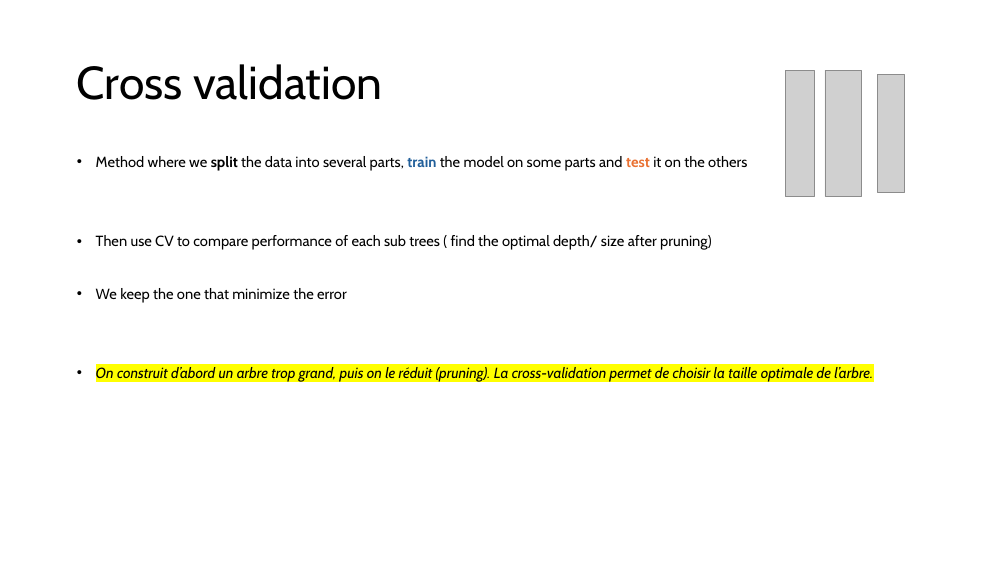
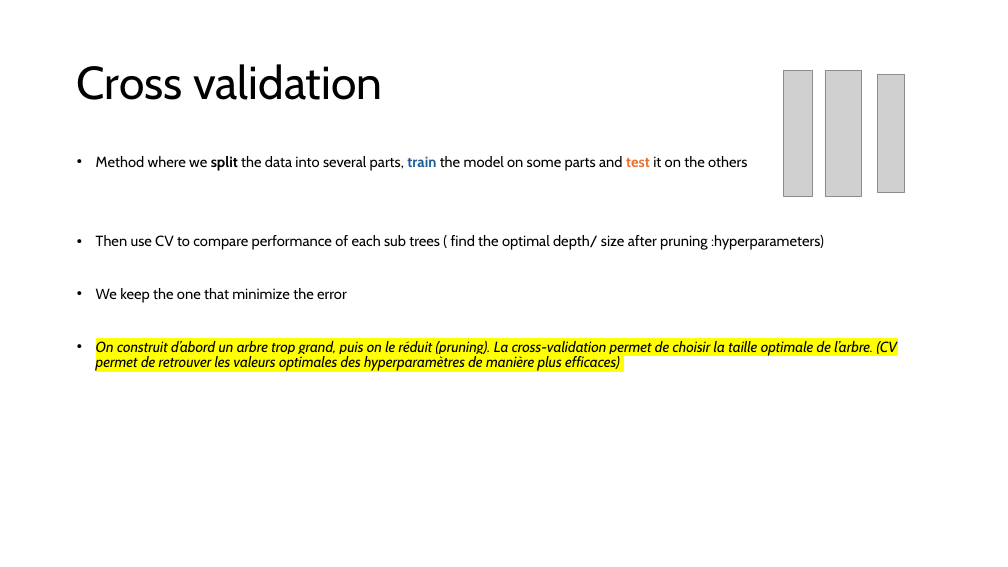
Before and after one commit to maissa777/machine_learning_base_presentation, a slide deck: slide 9 of tree_and_ensemble_method.pptx (slide 7 before the commit). Drawn at 1008x567 pixels with LibreOffice and Linux fonts; fonts in the diff are those of the drawing; grey boxes stand for pictures. Boxes give left, top, right and bottom in pixels: in the first picture for what was removed or moved away, otherwise in the second. Text is boxed around its words. In the diff, an @@ line names an element or a change of style, - is before the commit and + after.

```diff
--- a/tree_and_ensemble_method.pptx
+++ b/tree_and_ensemble_method.pptx
@@ text at box(96, 235, 824, 250): text changed @@
-• Then use CV to compare performance of each sub trees ( find the optimal depth/ size after pruning)
+• Then use CV to compare performance of each sub trees ( find the optimal depth/ size after pruning :hyperparameters)
@@ text at box(96, 341, 897, 371): text changed @@
-• On construit d’abord un arbre trop grand, puis on le réduit (pruning). La cross-validation permet de choisir la taille optimale de l’arbre.
+• On construit d’abord un arbre trop grand, puis on le réduit (pruning). La cross-validation permet de choisir la taille optimale de l’arbre. (CV permet de retrouver les valeurs optimales des hyperparamètres de manière plus efficaces)
```
Also in this commit, not shown: 3 other slides changed, 5 slides added, 1 slide removed, 2 other files.
